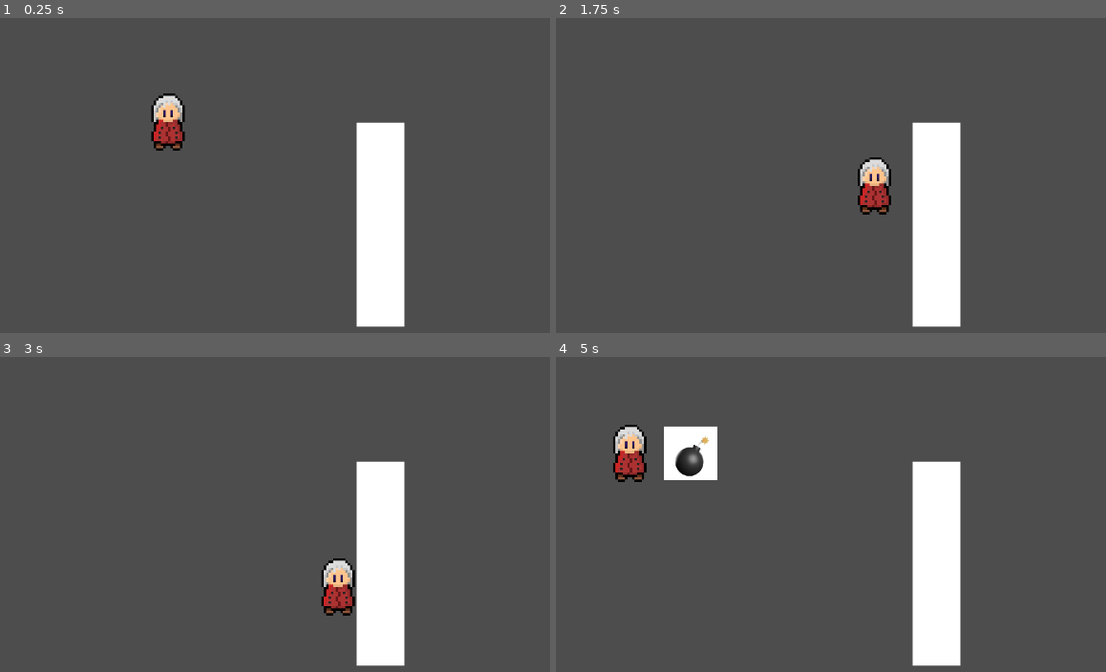
Above: before the commit, frames 1-4 (two rows, left to right).
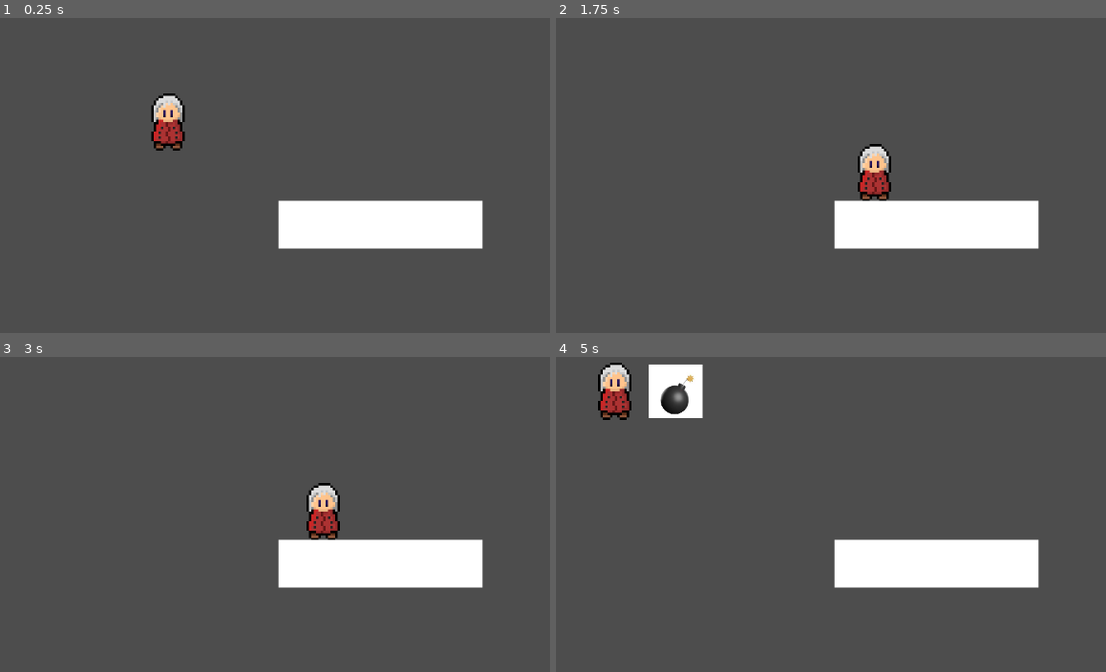
Above: after the commit, the same moments.

Repository: Iquecs2005/Loftrell
Game: Godot game, scene res://Scenes/cena_teste.tscn
Two runs of this game, one before a commit and one after it. Both use one fixed random seed, a clock stepped at 60 frames per second and the inputs below.
Inputs:
- Up to frame 1 (0.25 s): no input
- Up to frame 2 (1.75 s): tap Enter at 0.5 s; hold D (MoveRight) 0.53-1.28 s; tap K (BombAction) at 0.6 s; hold S (MoveDown) from 1.28 s (still down); tap P (BowAction) at 1.35 s
- Up to frame 3 (3 s): release S (MoveDown) at 2.03 s; hold D (MoveRight) 2.03-2.78 s; tap L (HookAction) at 2.1 s; hold W (MoveUp) from 2.78 s (still down); tap O (ShieldAction) at 2.85 s
- Up to frame 4 (5 s): release W (MoveUp) at 3.53 s; hold A (MoveLeft) from 3.53 s (still down); tap I (SwordAction) at 3.6 s; tap K (BombAction) at 4.35 s

The runs differ from the first frame. In frame 1, 8.9% of the frame differs, in the area x 50-88%, y 33-99%; in frame 2, 9.8%; in frame 3, 10%; in frame 4, 14%, in the area x 7-88%, y 1-99%.

Commit message:
raycast bomba

Diff:
--- a/Prefabs/Player.tscn
+++ b/Prefabs/Player.tscn
@@ -20,7 +20,7 @@
 [sub_resource type="RectangleShape2D" id="RectangleShape2D_xhfnw"]
 size = Vector2(16, 15)
 
-[node name="Player" type="RigidBody2D" node_paths=PackedStringArray("bombTimer")]
+[node name="Player" type="RigidBody2D" node_paths=PackedStringArray("raycast", "bombTimer")]
 collision_mask = 3
 gravity_scale = 0.0
 lock_rotation = true
@@ -31,6 +31,7 @@
 minimumInputVector = 0.1
 bombPrefab = ExtResource("2_vxq8l")
 hookPrefab = ExtResource("3_gg3t4")
+raycast = NodePath("RayCast2D")
 bombOfsset = 25
 hookOffset = 10
 bombTimer = NodePath("BombTimer")
@@ -50,6 +51,12 @@
 wait_time = 1.2
 one_shot = true
 
+[node name="RayCast2D" type="RayCast2D" parent="."]
+enabled = false
+target_position = Vector2(0, 15)
+collision_mask = 2
+collide_with_areas = true
+
 [connection signal="OnBombInput" from="InputManager" to="." method="DropBomb"]
 [connection signal="OnBowInput" from="InputManager" to="." method="ShootBow"]
 [connection signal="OnHookInput" from="InputManager" to="." method="ShootHookshot"]
--- a/Scenes/cena_teste.tscn
+++ b/Scenes/cena_teste.tscn
@@ -10,4 +10,5 @@
 
 [node name="Parede" parent="." instance=ExtResource("2_20thd")]
 position = Vector2(249, 133)
+rotation = 1.5708
 scale = Vector2(1, 4.28)
--- a/Scripts/player.gd
+++ b/Scripts/player.gd
@@ -8,8 +8,12 @@
 @export var bombPrefab : PackedScene
 @export var hookPrefab : PackedScene
 
+
 var lockRotation : bool = false
 var shouldMove : bool = true
+
+@export var raycast : RayCast2D
+
 var shouldAccelerate : bool
 var shouldDesaccelerate : bool
 
@@ -49,6 +53,7 @@
 			facingDir = Vector2.DOWN
 		elif inputVector.y < 0:
 			facingDir = Vector2.UP
+	raycast.target_position = facingDir * 15
 
 func Move():
 	if !shouldMove:
@@ -82,8 +87,13 @@
 	if !bombCooldown :
 		print("Bomba em cooldown")
 		return
+	raycast.enabled = true
+	raycast.force_raycast_update()
 	var newBomb = bombPrefab.instantiate()
 	newBomb.global_position = global_position + facingDir * bombOfsset
+	if raycast.is_colliding():
+		newBomb.global_position = global_position
+	raycast.enabled = false
 	get_tree().root.add_child(newBomb)
 	print("Usou sua bomba")
 	bombCooldown = false
